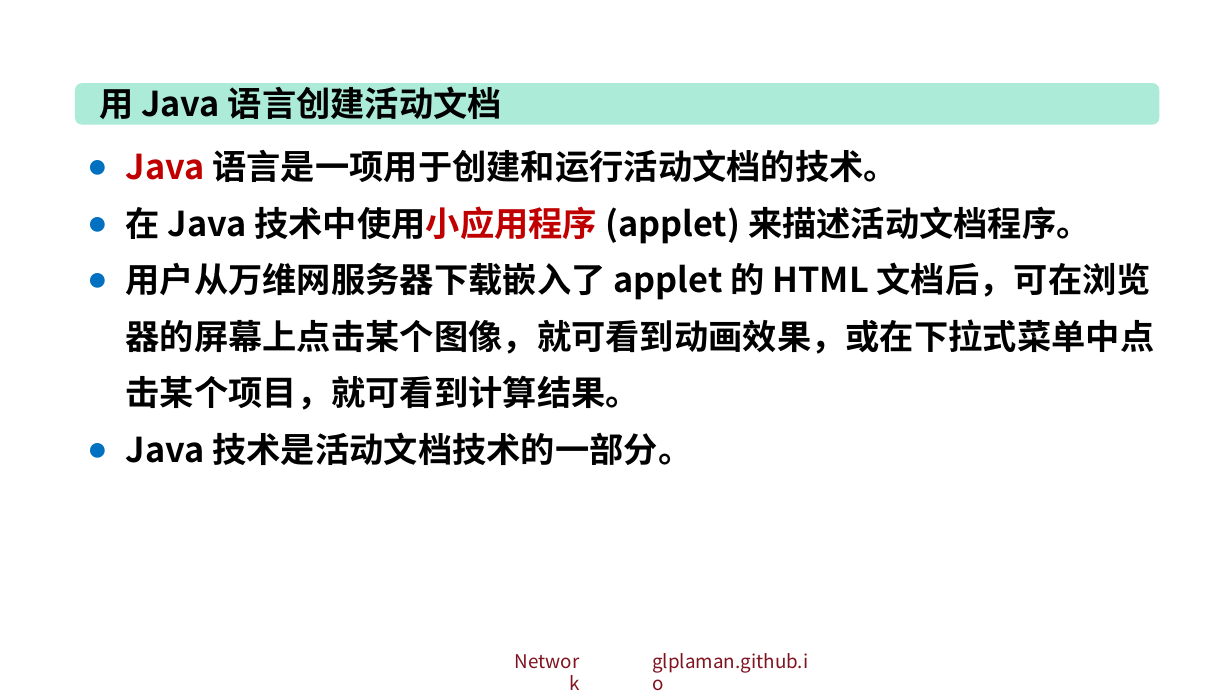
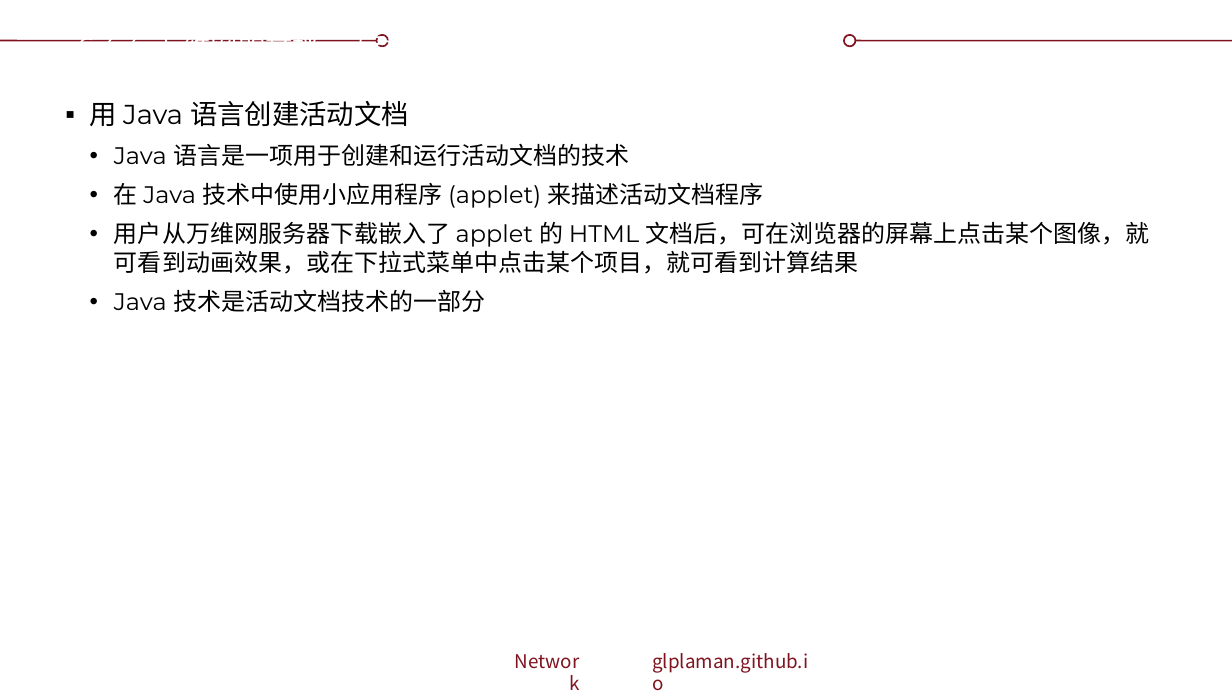
Before and after one commit to glplaman/glplaman.github.io, a slide deck: slide 107 of network/ppt/chap6.pptx (slide 113 before the commit). Drawn at 1232x693 pixels with LibreOffice and Linux fonts; fonts in the diff are those of the drawing; background and template pictures are left out. Boxes give left, top, right and bottom in pixels: in the first picture for what was removed or moved away, otherwise in the second. Text is boxed around its words. In the diff, an @@ line names an element or a change of style, - is before the commit and + after.

```diff
--- a/network/ppt/chap6.pptx
+++ b/network/ppt/chap6.pptx
@@ rectangle removed at (0, 0, 1232, 48) @@
@@ title added at (78, 34, 535, 47), 16 pt, text #FFFFFF @@
+6.4.4 万维网的文档 - 活动万维网文档
@@ ellipse added at (377, 34, 388, 46), fill #FFFFFF, outline #7F131F 1 pt @@
@@ ellipse added at (844, 34, 855, 46), fill #FFFFFF, outline #7F131F 1 pt @@
@@ rounded rectangle removed at (75, 83, 1159, 124) @@
@@ text removed at (99, 82, 502, 126) @@
-用 Java 语言创建活动文档
@@ text at (90, 101, 1150, 312): text changed; size 20 to 14 pt; font Noto Sans CJK SC to Montserrat; bold off @@
-● Java 语言是一项用于创建和运行活动文档的技术。
-● 在 Java 技术中使用小应用程序 (applet) 来描述活动文档程序。
-● 用户从万维网服务器下载嵌入了 applet 的 HTML 文档后，可在浏览器的屏幕上点击某个图像，就可看到动画效果，或在下拉式菜单中点击某个项目，就可看到计算结果。
-● Java 技术是活动文档技术的一部分。
+▪ 用 Java 语言创建活动文档
+  • Java 语言是一项用于创建和运行活动文档的技术
+  • 在 Java 技术中使用小应用程序 (applet) 来描述活动文档程序
+  • 用户从万维网服务器下载嵌入了 applet 的 HTML 文档后，可在浏览器的屏幕上点击某个图像，就可看到动画效果，或在下拉式菜单中点击某个项目，就可看到计算结果
+  • Java 技术是活动文档技术的一部分
```
Also in this commit, not shown: 61 other slides changed, 2 slides added, 8 slides removed, 10 other files.
